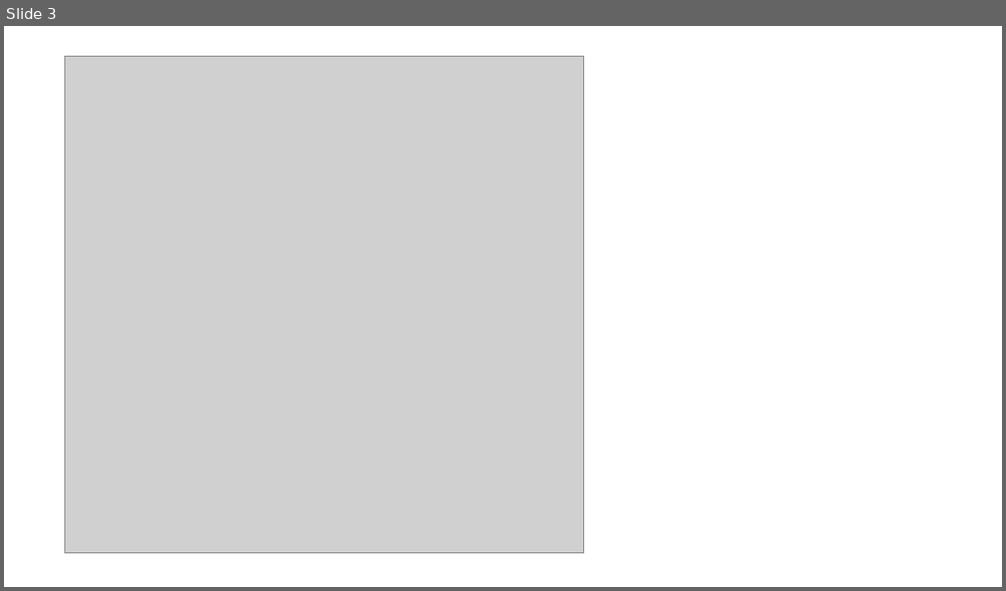
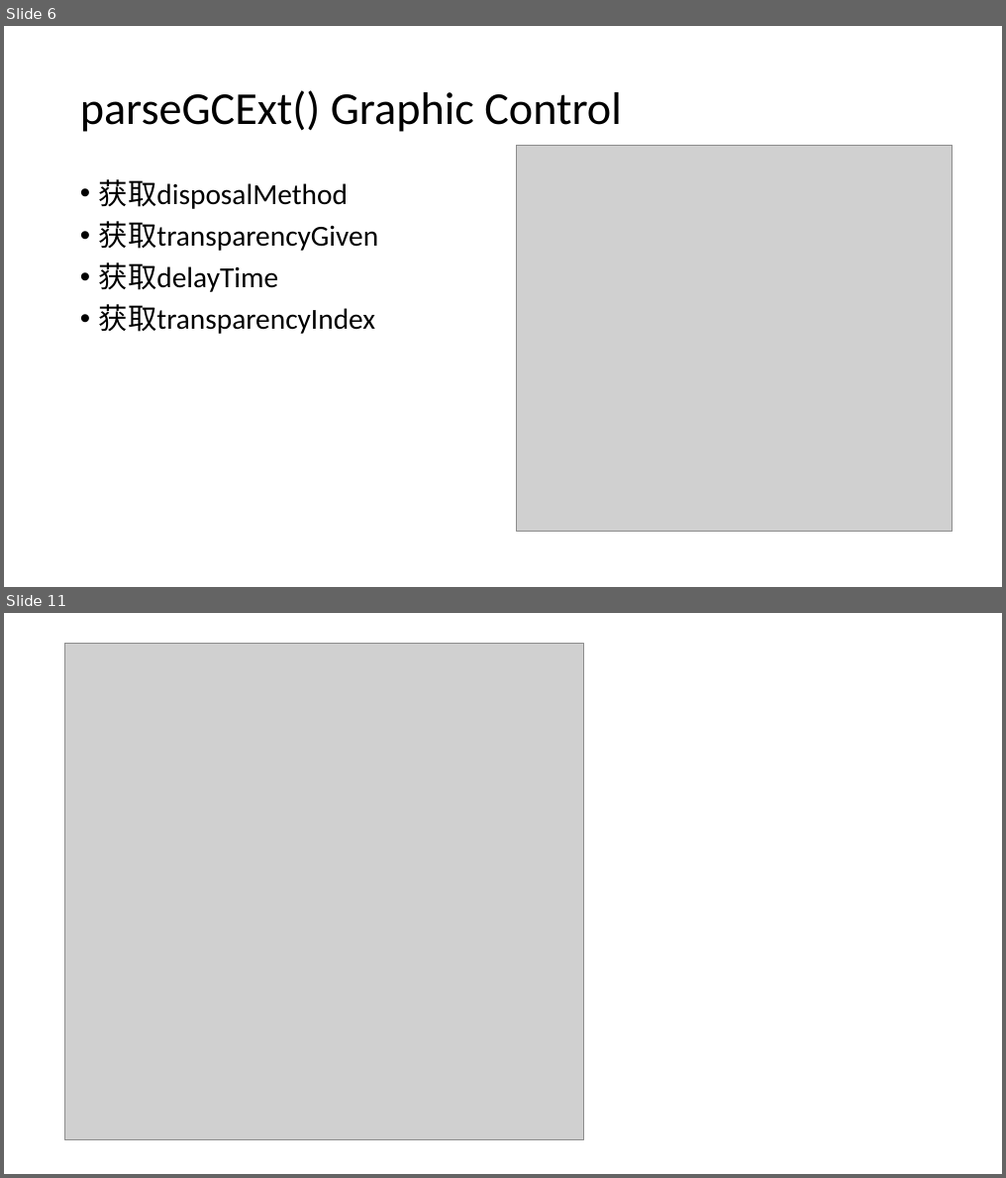
Before and after one commit to philipdeng/gifparse, a slide deck: aboutgif.pptx. Shown one above the other, each under a label of ours: slide 3 before the commit, slides 6 and 11 after it; the slides between them are not shown. The pictures are 1006x591 and 1006x1178 pixels, drawn with LibreOffice and Linux fonts; fonts in the diff are those of the drawing; grey boxes stand for pictures. Boxes give left, top, right and bottom in pixels: in the first picture for what was removed or moved away, otherwise in the second. Text is boxed around its words. In the diff, an @@ line names an element or a change of style, - is before the commit and + after.

```diff
--- a/aboutgif.pptx
+++ b/aboutgif.pptx
@@ slide 6 added at box(4, 26, 1002, 587), background #FFFFFF @@
@@ title added at box(80, 90, 622, 132), 44 pt, text #000000 @@
+parseGCExt() Graphic Control
@@ picture added at box(517, 145, 952, 531) @@
@@ text added at box(99, 179, 378, 334), 28 pt, text #000000 @@
+• 获取disposalMethod
+• 获取transparencyGiven
+• 获取delayTime
+• 获取transparencyIndex
@@ what was slide 3 is now slide 11 @@
```
Also in this commit, not shown: 1 slide changed, 11 other slides added, 2 slides removed, 5 other files.
